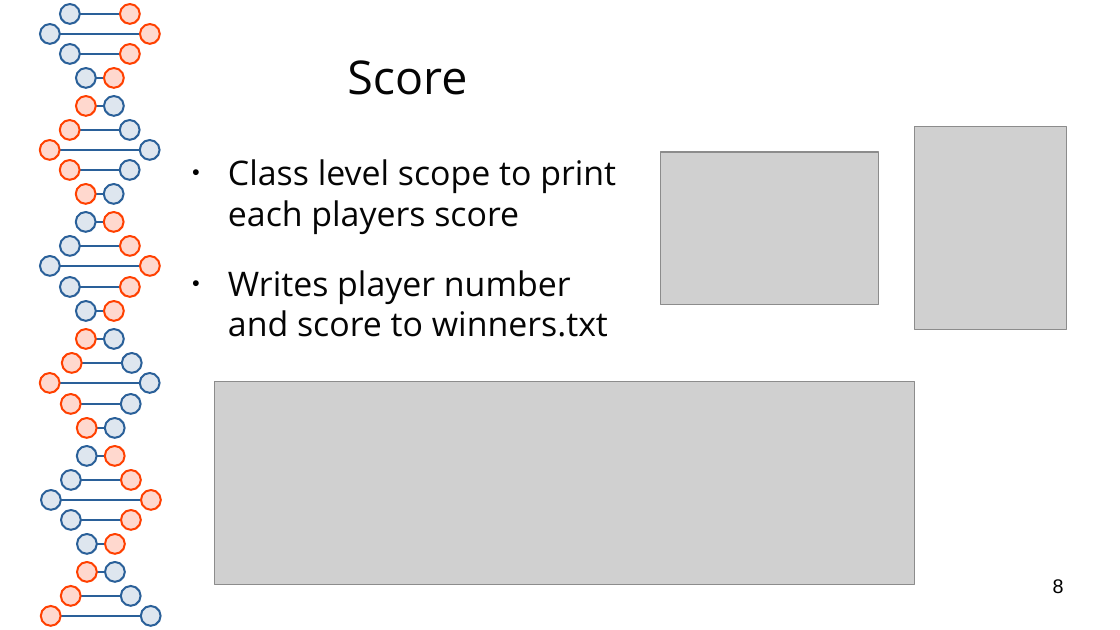
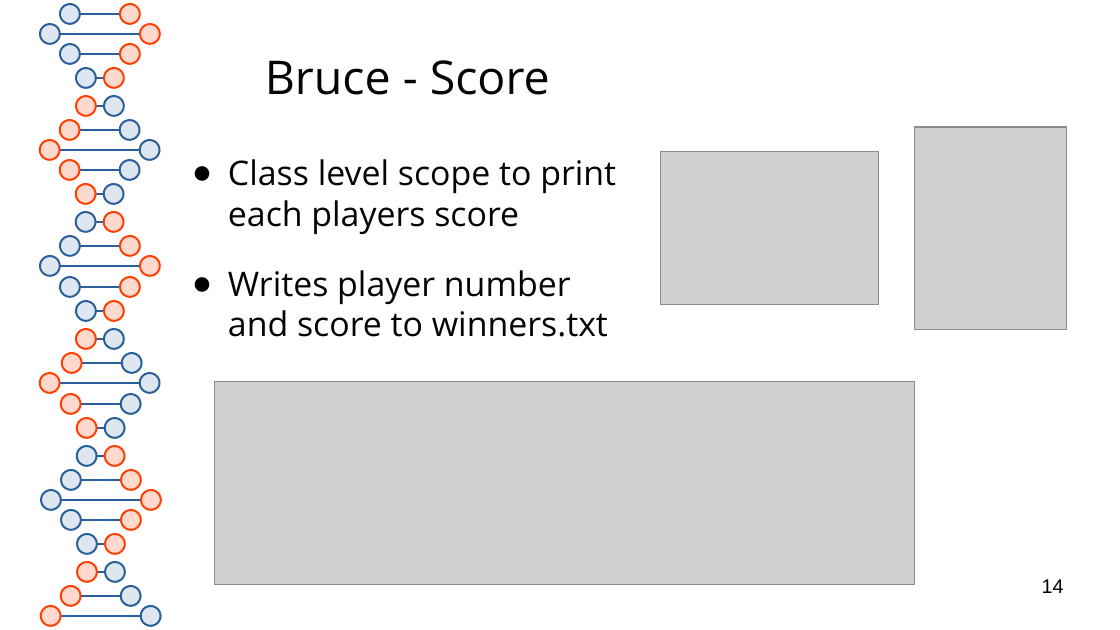
Before and after one commit to RedOctober117/ChutesAndLadders, a slide deck: slide 14 of documentation/presentation.pptx (slide 8 before the commit). Drawn at 1120x630 pixels with LibreOffice and Linux fonts; fonts in the diff are those of the drawing; grey boxes stand for pictures. Boxes give left, top, right and bottom in pixels: in the first picture for what was removed or moved away, otherwise in the second. Text is boxed around its words. In the diff, an @@ line names an element or a change of style, - is before the commit and + after.

```diff
--- a/documentation/presentation.pptx
+++ b/documentation/presentation.pptx
@@ title at [265,60,550,95]: text changed @@
-Score
+Bruce - Score
@@ text "Class level scope to print ..." at [228,159,616,337]: less space between paragraphs @@
@@ page number at [1042,579,1064,593]: text changed @@
-8
+14
```
Also in this commit, not shown: 8 other slides changed, 6 slides added.
